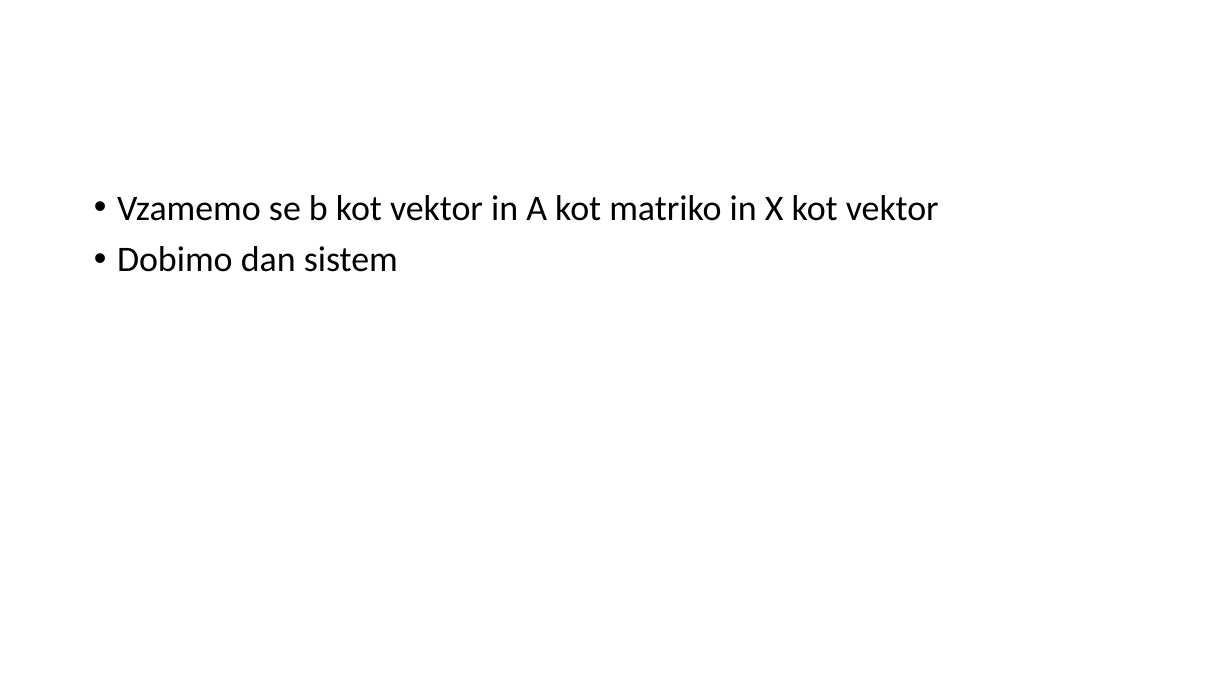
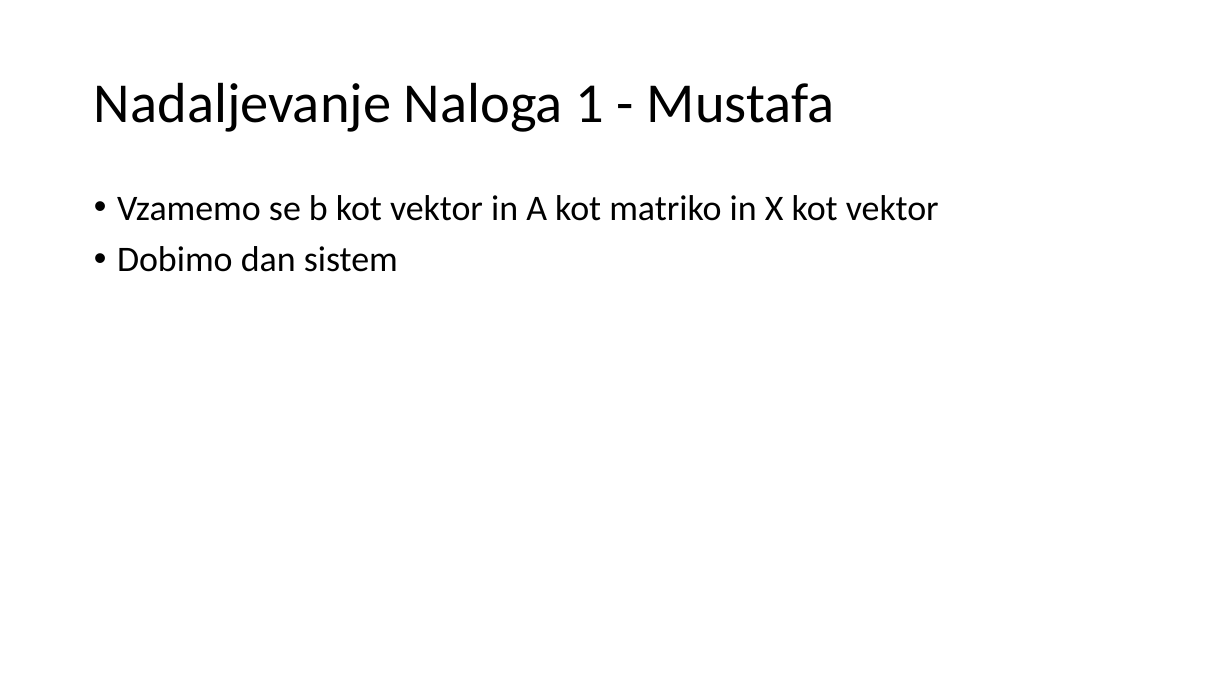
Before and after one commit to DomenMohorcic/Population-dynamics-in-the-food-chain, a slide deck: slide 5 of docs/predstavitev_text.pptx. Drawn at 1232x693 pixels with LibreOffice and Linux fonts; fonts in the diff are those of the drawing. Boxes give left, top, right and bottom in pixels: in the first picture for what was removed or moved away, otherwise in the second. Text is boxed around its words. In the diff, an @@ line names an element or a change of style, - is before the commit and + after.

```diff
--- a/docs/predstavitev_text.pptx
+++ b/docs/predstavitev_text.pptx
@@ title added at box(94, 82, 835, 132), 44 pt, text #000000 @@
+Nadaljevanje Naloga 1 - Mustafa
```
Also in this commit, not shown: 11 other slides changed, 1 other file.
